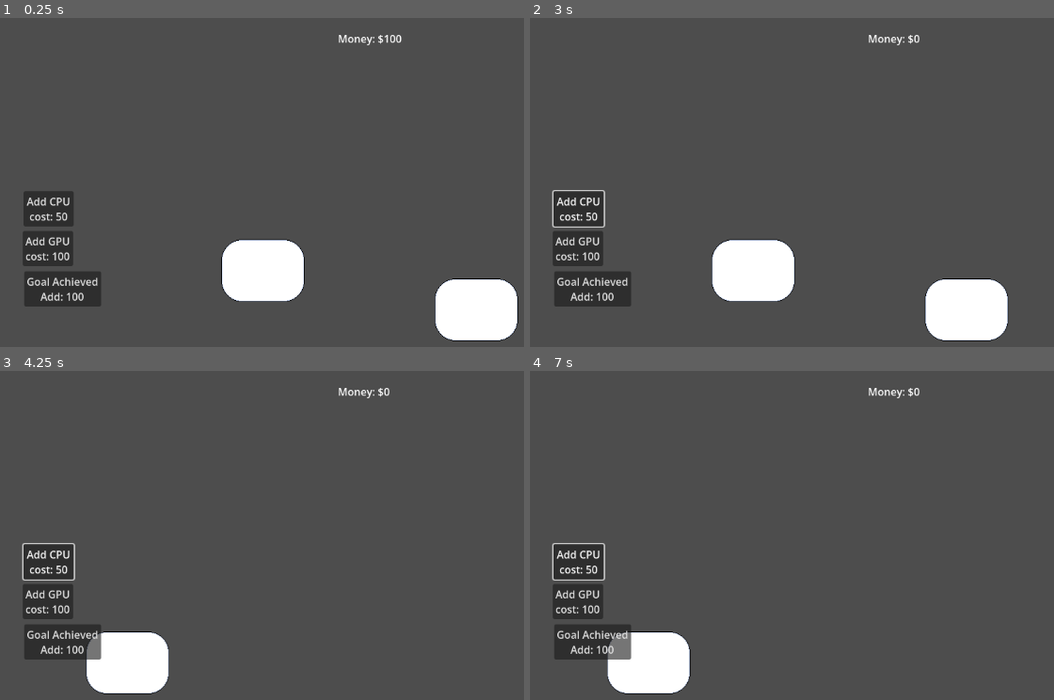
Above: before the commit, frames 1-4 (two rows, left to right).
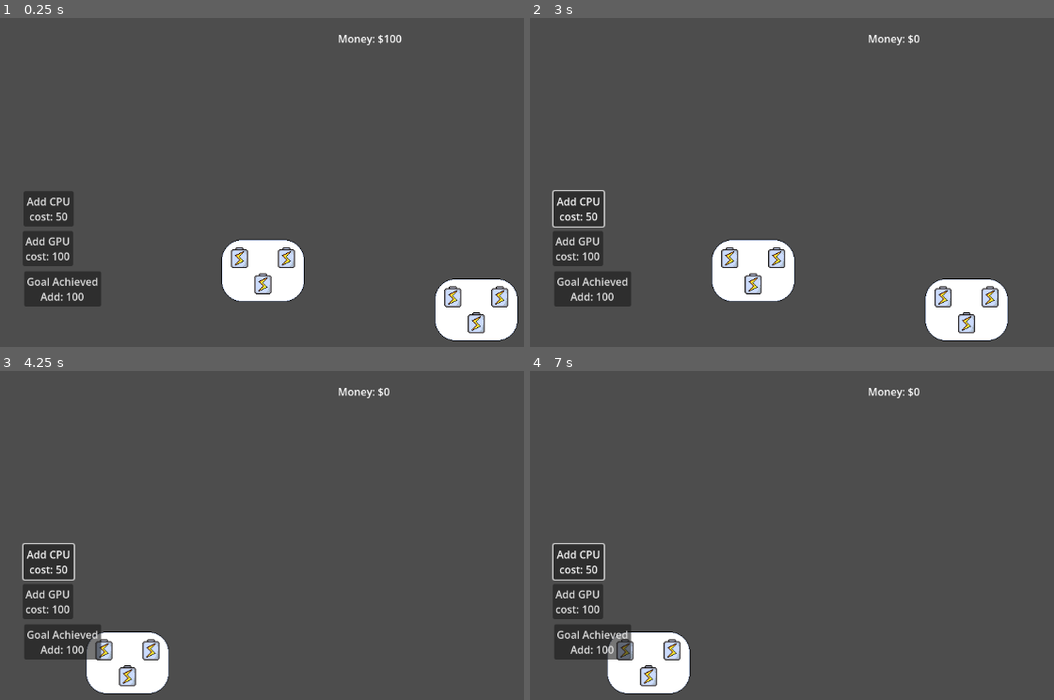
Above: after the commit, the same moments.

Repository: ARCsweden/GameJam2026SpringB
Game: Godot game, scene res://Scenes/Game/Game.tscn
Two runs of this game, one before a commit and one after it. Both use one fixed random seed, a clock stepped at 60 frames per second and the inputs below.
Inputs (mouse positions are in pixels of both pictures, inside the frame that each line leads up to):
- Up to frame 1 (0.25 s): no input
- Up to frame 2 (3 s): click "Add GPU cost: 100" at 0.5 s; click "Goal Achieved Add: 100" at 1.25 s; click "Add CPU cost: 50" at 2 s; tap Enter at 2.75 s; move the mouse to (outside the picture) at 2.77 s; hold Right (pan_right) from 2.78 s (still down); click (outside the picture) at 2.92 s
- Up to frame 3 (4.25 s): release Right (pan_right) at 3.5 s; drag from (225, 604) to (340, 667) at 3.52 s
- Up to frame 4 (7 s): move the mouse to (980, 489) at 4.27 s; hold Right (pan_right) 4.28-5 s; drag from (870, 667) to (681, 519) at 5.02 s; tap Space at 5.75 s; move the mouse to (outside the picture) at 5.77 s; hold Left (pan_left) 5.78-6.5 s; drag from (681, 519) to (792, 476) at 6.52 s

The runs differ from the first frame. In frame 1, 1.2% of the frame differs, in the area x 43-98%, y 69-96%; in frame 2, 1.2%; in frame 3, 0.6%; in frame 4, 0.6%.

Commit message:
Added art for slots

Diff:
--- /dev/null
+++ b/Scenes/Game/node_slot.tscn
@@ -0,0 +1,8 @@
+[gd_scene format=3 uid="uid://papeltj4fgxv"]
+
+[ext_resource type="Texture2D" uid="uid://dahr6hr820ouk" path="res://Assets/Art/power.png" id="1_gg472"]
+
+[node name="NodeSlot" type="Node2D" unique_id=435795435]
+
+[node name="Sprite" type="Sprite2D" parent="." unique_id=883112050]
+texture = ExtResource("1_gg472")
--- /dev/null
+++ b/Scenes/Game/scematics_node.gd
@@ -0,0 +1,17 @@
+extends Node2D
+
+
+@onready var ninepatch : NinePatchRect = $NinePatchRect
+
+@onready var inputs : Node2D = $InputSlots
+@onready var outputs : Node2D = $OutputSlots
+@onready var power : Node2D = $PowerSlots
+
+# Called when the node enters the scene tree for the first time.
+func _ready() -> void:
+	pass # Replace with function body.
+
+
+# Called every frame. 'delta' is the elapsed time since the previous frame.
+func _process(delta: float) -> void:
+	pass
--- a/Scenes/Game/scematics_node.tscn
+++ b/Scenes/Game/scematics_node.tscn
@@ -1,8 +1,11 @@
 [gd_scene format=3 uid="uid://ccnuk2wqctkw6"]
 
 [ext_resource type="Texture2D" uid="uid://p1wpvwl2csap" path="res://Assets/Art/node.png" id="1_2gwpg"]
+[ext_resource type="Script" uid="uid://c0seprcog42nt" path="res://Scenes/Game/scematics_node.gd" id="1_kixod"]
+[ext_resource type="PackedScene" uid="uid://papeltj4fgxv" path="res://Scenes/Game/node_slot.tscn" id="3_ogetc"]
 
 [node name="ScematicsNode" type="Node2D" unique_id=1799637696]
+script = ExtResource("1_kixod")
 
 [node name="NinePatchRect" type="NinePatchRect" parent="." unique_id=2050590102]
 offset_right = 128.0
@@ -12,3 +15,18 @@
 patch_margin_top = 32
 patch_margin_right = 32
 patch_margin_bottom = 32
+
+[node name="InputSlots" type="Node2D" parent="." unique_id=838834942]
+position = Vector2(28, 28)
+
+[node name="NodeSlot" parent="InputSlots" unique_id=435795435 instance=ExtResource("3_ogetc")]
+
+[node name="OutputSlots" type="Node2D" parent="." unique_id=1898821160]
+position = Vector2(100, 28)
+
+[node name="NodeSlot" parent="OutputSlots" unique_id=1270963597 instance=ExtResource("3_ogetc")]
+
+[node name="PowerSlots" type="Node2D" parent="." unique_id=1426843035]
+position = Vector2(64, 68)
+
+[node name="NodeSlot" parent="PowerSlots" unique_id=500641076 instance=ExtResource("3_ogetc")]
Binary file added: Assets/Art/mcu.png
Not shown, added: Assets/Art/mcu.png.import
Binary file added: Assets/Art/power.png
Not shown, added: Assets/Art/power.png.import
Binary file added: Assets/Art/vision.png
Not shown, added: Assets/Art/vision.png.import
Not shown, added: Scenes/Game/scematics_node.gd.uid
